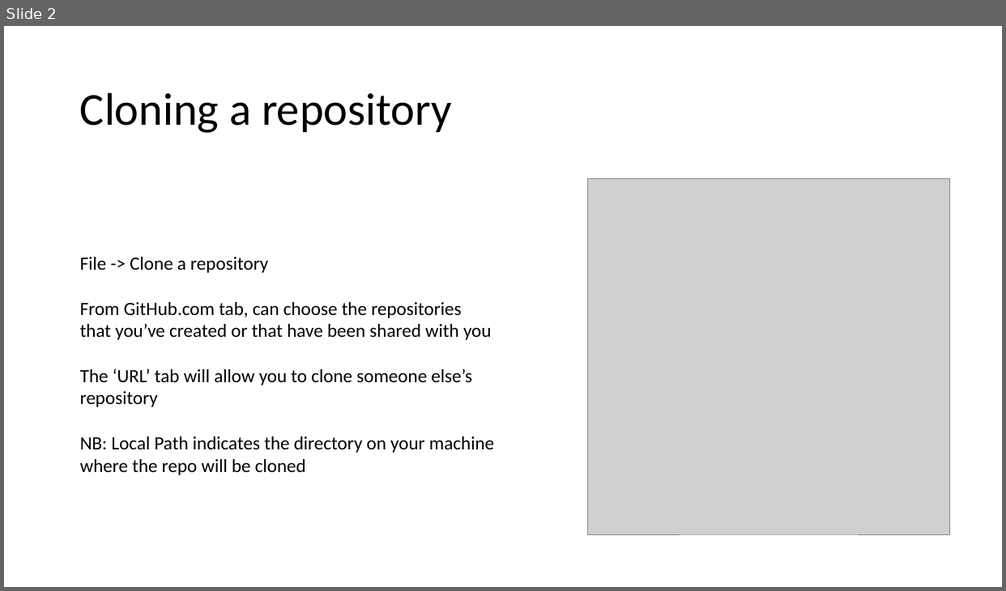
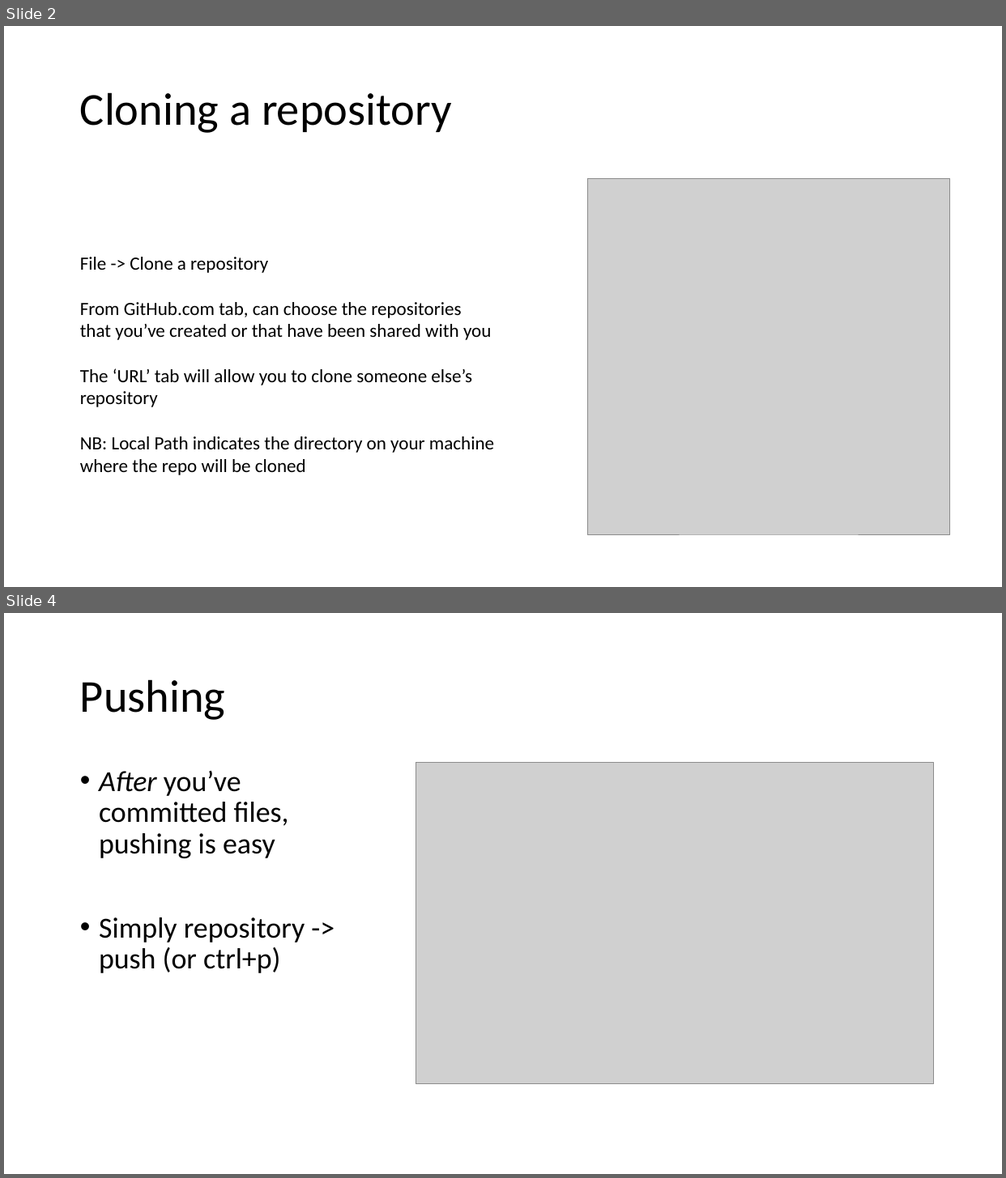
Before and after one commit to maxxb77/EBGN632_2019, a slide deck: ClassSlides/Course2_GitHubDesktop.pptx. Shown one above the other, each under a label of ours: slide 2 before the commit, slides 2 and 4 after it; the slides between them are not shown. The pictures are 1006x591 and 1006x1178 pixels, drawn with LibreOffice and Linux fonts; fonts in the diff are those of the drawing; grey boxes stand for pictures. Boxes give left, top, right and bottom in pixels: in the first picture for what was removed or moved away, otherwise in the second. Text is boxed around its words. In the diff, an @@ line names an element or a change of style, - is before the commit and + after.

```diff
--- a/ClassSlides/Course2_GitHubDesktop.pptx
+++ b/ClassSlides/Course2_GitHubDesktop.pptx
@@ slide 4 added at (4,613,1002,1174), background #FFFFFF @@
@@ title added at (80,679,226,720), 44 pt, text #000000 @@
+Pushing
@@ text added at (99,770,305,973), 28 pt, text #000000 @@
+• After you’ve committed files, pushing is easy
+• Simply repository -> push (or ctrl+p)
@@ picture added at (415,763,933,1084) @@
```
Also in this commit, not shown: 3 other slides added, 1 slide removed.
